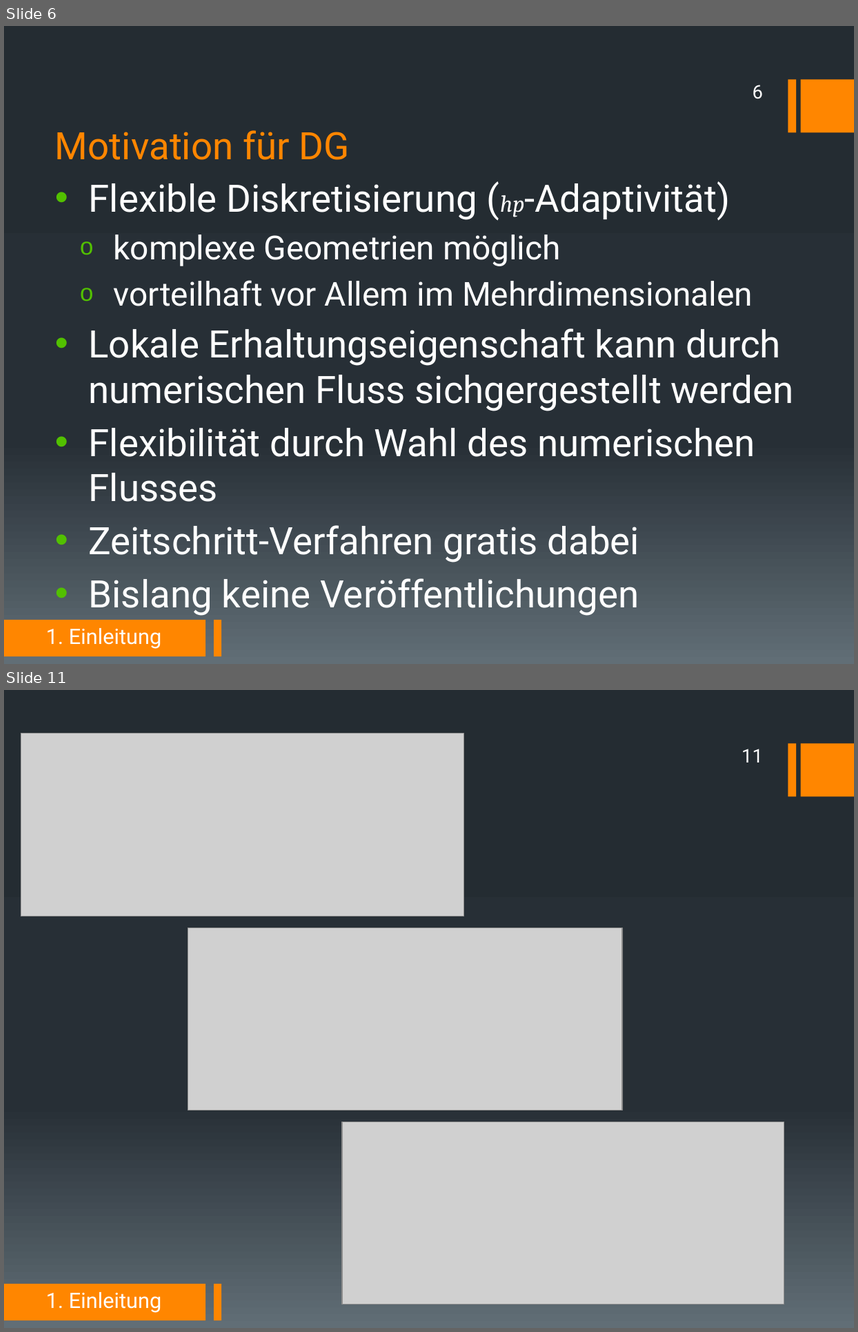
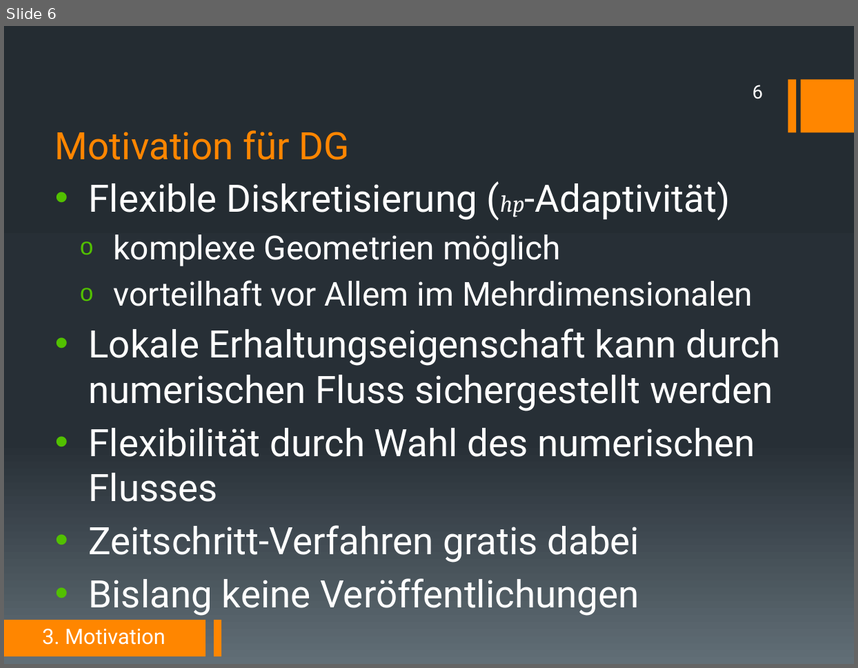
Before and after one commit to DerKleineGauss/Masterarbeit, a slide deck: Abschlussvortrag/Präsentation.pptx. Shown one above the other, each under a label of ours: slides 6 and 11 before the commit, slide 6 after it; the slides between them are not shown. The pictures are 858x1332 and 858x668 pixels, drawn with LibreOffice and Linux fonts; fonts in the diff are those of the drawing; grey boxes stand for pictures. Boxes give left, top, right and bottom in pixels: in the first picture for what was removed or moved away, otherwise in the second. Text is boxed around its words. In the diff, an @@ line names an element or a change of style, - is before the commit and + after.

```diff
--- a/Abschlussvortrag/Präsentation.pptx
+++ b/Abschlussvortrag/Präsentation.pptx
@@ slide 11 removed at [4,690,854,1328], background gradient #242C33 to #273037 to #636D76; not listed: 4 template elements that a slide beside it also shows @@
@@ picture removed at [21,733,465,916] @@
@@ page number removed at [742,749,763,762] @@
-11
@@ picture removed at [188,927,623,1110] @@
@@ picture removed at [342,1122,784,1304] @@
@@ text removed at [46,1292,162,1312] @@
-1. Einleitung
@@ slide 6 changed as well @@
@@ text at [88,328,781,411]: text changed @@
-• Lokale Erhaltungseigenschaft kann durch numerischen Fluss sichgergestellt werden
+• Lokale Erhaltungseigenschaft kann durch numerischen Fluss sichergestellt werden
@@ text at [42,628,165,644]: text changed @@
-1. Einleitung
+3. Motivation
```
Also in this commit, not shown: 6 other slides changed, 14 slides added, 6 other slides removed.
